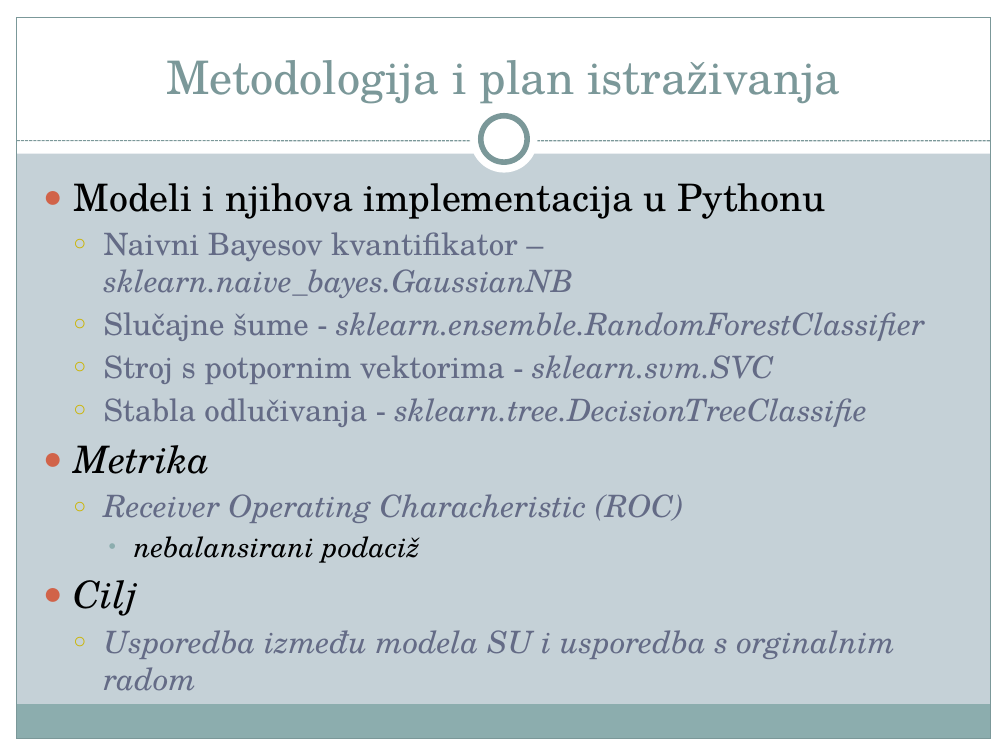
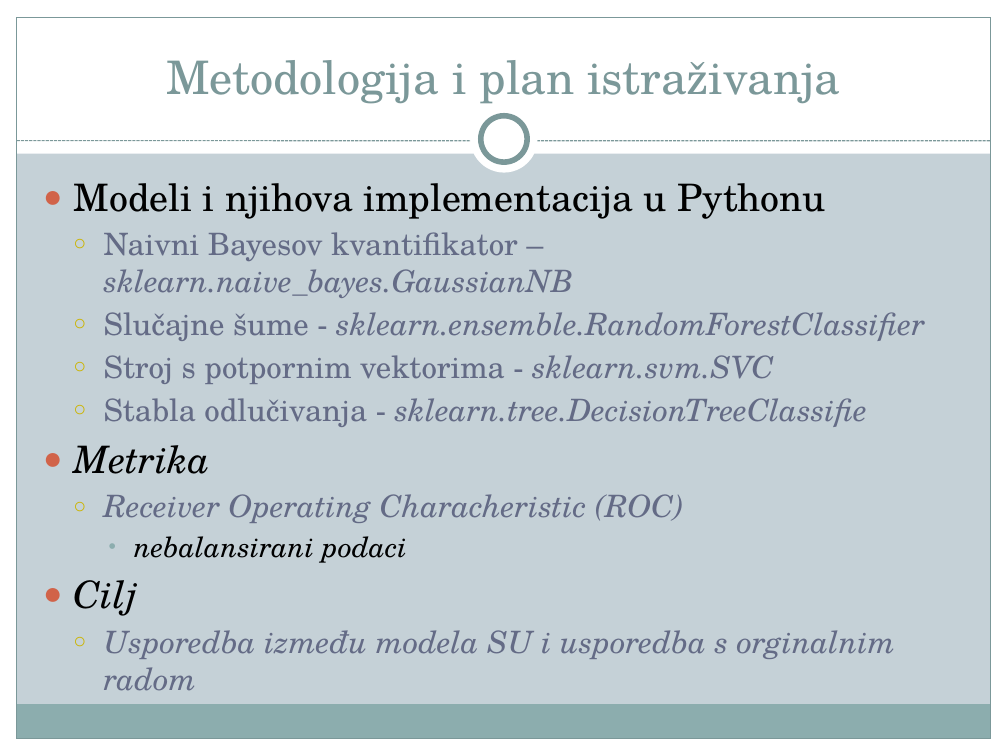
Before and after one commit to PMF-StrojnoUcenje2018/JKTS, a slide deck: slide 5 of projektni_prijedlog_prezentacija_jkts.pptx (slide 4 before the commit). Drawn at 1008x756 pixels with LibreOffice and Linux fonts; fonts in the diff are those of the drawing. Boxes give left, top, right and bottom in pixels: in the first picture for what was removed or moved away, otherwise in the second. Text is boxed around its words. In the diff, an @@ line names an element or a change of style, - is before the commit and + after.

```diff
--- a/projektni_prijedlog_prezentacija_jkts.pptx
+++ b/projektni_prijedlog_prezentacija_jkts.pptx
@@ text at <box>134,536,407,563</box>: text changed @@
-    • nebalansirani podaciž
+    • nebalansirani podaci
```
Also in this commit, not shown: 1 slide added.
